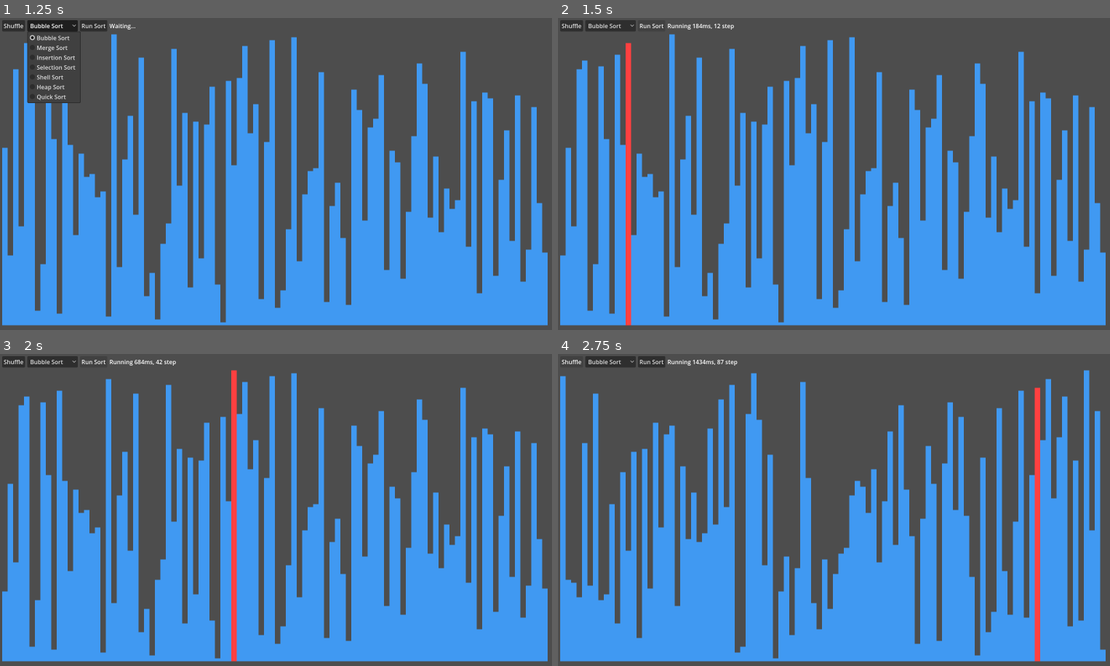
Above: before the commit, frames 1-4 (two rows, left to right).
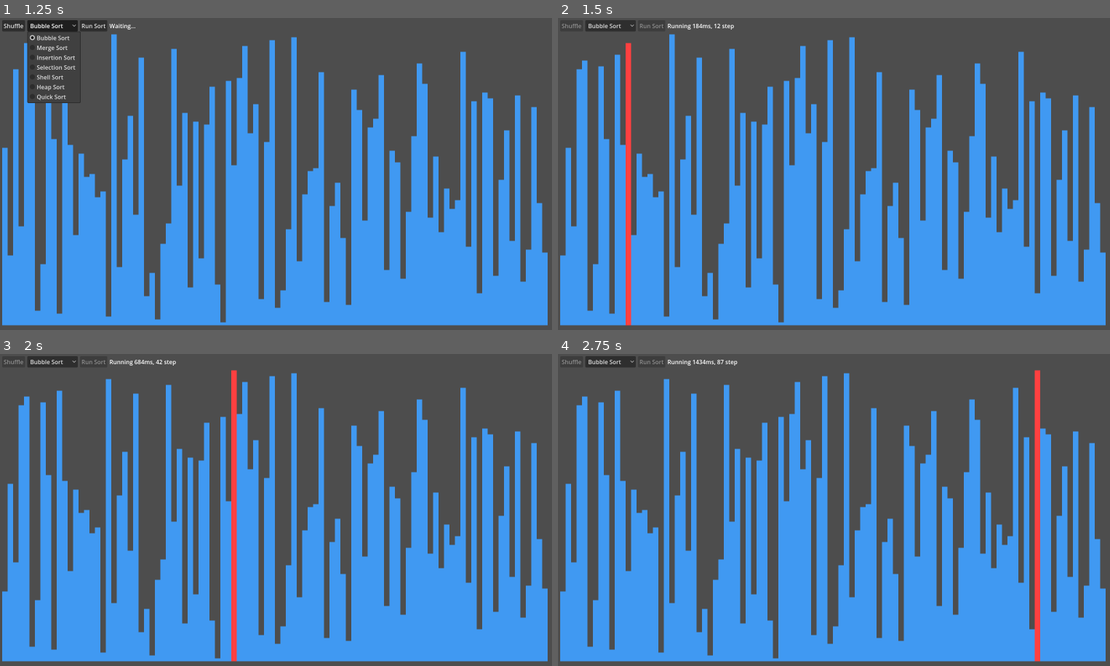
Above: after the commit, the same moments.

Repository: jiro4989/sort_visualizer
Game: Godot game, scene res://src/main.tscn
Two runs of this game, one before a commit and one after it. Both use one fixed random seed, a clock stepped at 60 frames per second and the inputs below.
Inputs (mouse positions are in pixels of both pictures, inside the frame that each line leads up to):
- Up to frame 1 (1.25 s): click "Bubble Sort" at 0.5 s
- Up to frame 2 (1.5 s): click "Run Sort" at 1.25 s
- Up to frame 3 (2 s): no input
- Up to frame 4 (2.75 s): click (569, 363) at 2 s, where only the run before the commit has a clickable "Shuffle"

Frame 1 is identical in both runs. In frame 2, less than 0.1% of the frame differs, in the area x 0-20%, y 1-4%; in frame 3, less than 0.1%; in frame 4, 32%, in the area x 0-100%, y 1-97%.

Commit message:
feat: ソート実行中はボタンを押せないように変更

Diff:
--- a/src/main.gd
+++ b/src/main.gd
@@ -1,6 +1,8 @@
 extends Node2D
 
+@onready var shuffle_button: Button = $MarginContainer/VBoxContainer/HBoxContainer/ShuffleButton
 @onready var select_sort_option: OptionButton = $MarginContainer/VBoxContainer/HBoxContainer/SelectSortOption
+@onready var run_sort_button: Button = $MarginContainer/VBoxContainer/HBoxContainer/RunSortButton
 @onready var sort_visualization_area: HBoxContainer = $MarginContainer/VBoxContainer/SortVisualizationArea
 @onready var status_label: Label = $MarginContainer/VBoxContainer/HBoxContainer/StatusLabel
 @onready var audio_stream_player: AudioStreamPlayer = $AudioStreamPlayer
@@ -103,24 +105,28 @@
 			sound_phase = fmod(sound_phase, TAU)
 
 func _on_run_sort_button_pressed() -> void:
-	sort(select_sort_option.text)
+	shuffle_button.disabled = true
+	run_sort_button.disabled = true
+	await sort(select_sort_option.text)
+	shuffle_button.disabled = false
+	run_sort_button.disabled = false
 
 func sort(sort_type: String) -> void:
 	match sort_type:
 		"Bubble Sort":
-			bubble_sort()
+			await bubble_sort()
 		"Merge Sort":
-			merge_sort()
+			await merge_sort()
 		"Insertion Sort":
-			insertion_sort()
+			await insertion_sort()
 		"Selection Sort":
-			selection_sort()
+			await selection_sort()
 		"Shell Sort":
-			shell_sort()
+			await shell_sort()
 		"Heap Sort":
-			heap_sort()
+			await heap_sort()
 		"Quick Sort":
-			quick_sort()
+			await quick_sort()
 
 ## バブルソートを実行する。
 func bubble_sort() -> void:
